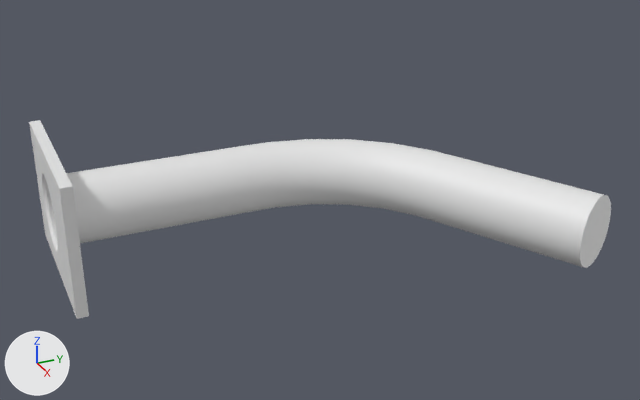
Renders of the FBX model Static Meshes/Environment/Stinger Exit/Originals/StingerExit.fbx from each side of a commit.
One viewpoint serves both versions: a 50 mm camera at (149.6, -15.8, 76.0) aimed at (18.4, 43.3, 10.4). Every picture has the same lights, and +X, +Y and +Z are marked at lower left. Where no turn or scale is listed for an object, it has been applied to the vertices. Vertices at the same position are counted once.
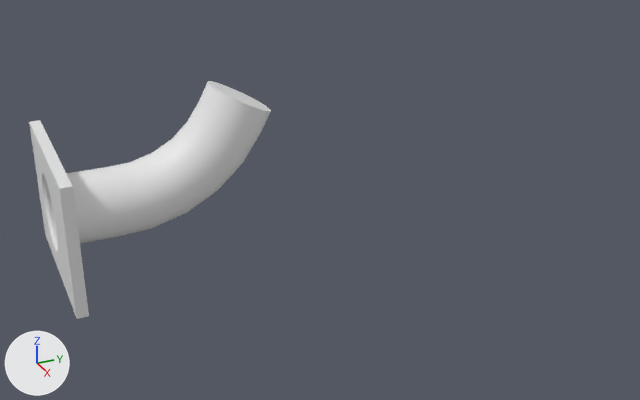
Diff of the bpy script that builds the scene:
```diff
--- a/Static Meshes/Environment/Stinger Exit/Originals/StingerExit.fbx.py
+++ b/Static Meshes/Environment/Stinger Exit/Originals/StingerExit.fbx.py
@@ me_mesh @@
 # used by ob_cylinder; location = (-0.1, 0.0, 8.5)
-me_mesh.from_pydata(...)  # 821 vertices, 820 faces; spans x -14.1..48.8, y -1.0..88.0, z -10.9..12.5
+me_mesh.from_pydata(...)  # 821 vertices, 820 faces; spans x -14.1..19.5, y -1.0..41.0, z -10.9..19.7
+# me_mesh part 1: 577 of 821 vertices moved; they spanned x -6.4..48.8, y 30.0..88.0, z -6.4..6.4 and now span x -6.4..6.4, y 5.0..41.0, z -6.4..19.7; mean shift (-9.9, -30.6, 5.7); largest move (43.2, 87.2, 3.2) -> (-5.5, 32.5, 18.2)
```

Changed parts and their boxes [x1, y1, x2, y2] in the pictures (640 x 400 px; the box of a moved part takes in the faces that stretch with it):
'Cylinder', reshaped (58% narrower, 20% taller)
    before: [29, 120, 611, 319]
    after: [29, 81, 271, 319]
part 1 of me_mesh, moved or reshaped
    before: [107, 139, 611, 268]
    after: [107, 81, 271, 232]
